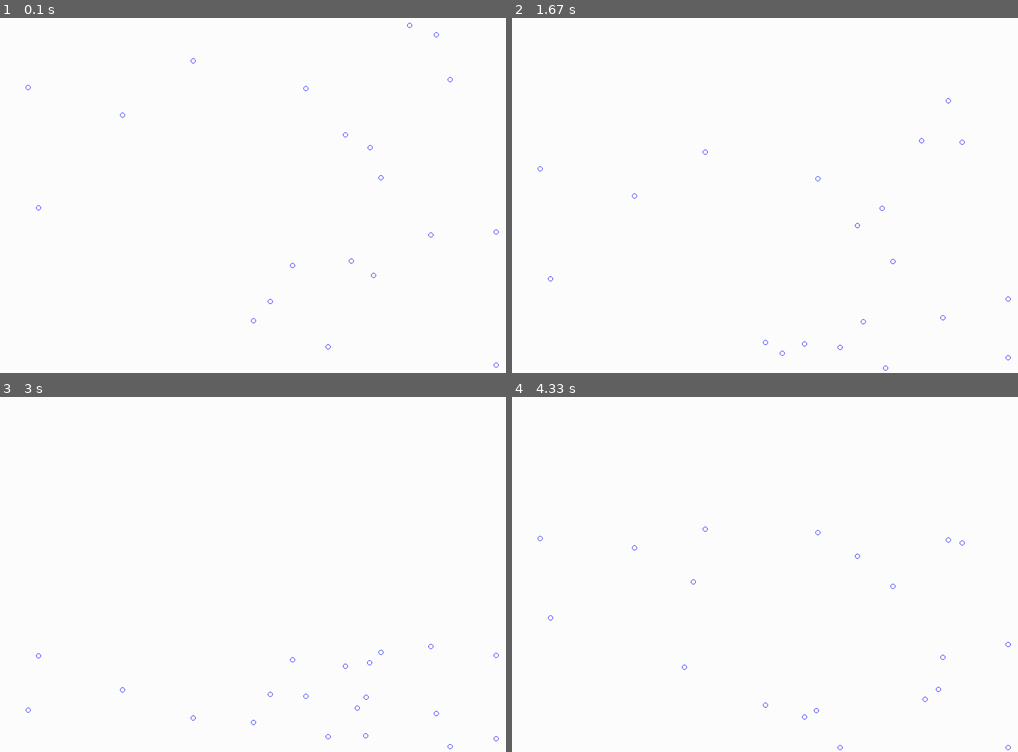
Above: before the commit, frames 1-4 (two rows, left to right).
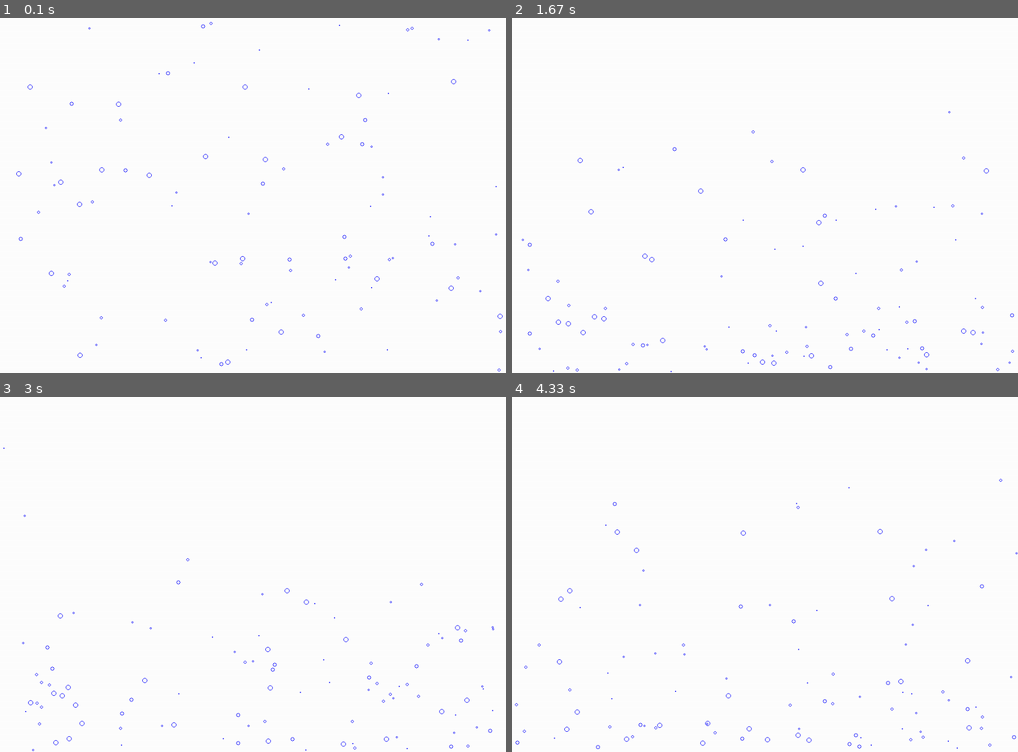
Above: after the commit, the same moments.

Repository: ssrdb/gks-scrabble
Game: pygame game, started from 8_collision/collision.py
Two runs of this game, one before a commit and one after it. Both use one fixed random seed, a clock stepped at 60 frames per second and the inputs below. The source is Python 2; it was converted automatically to run under Python 3.
Inputs:
- Up to frame 1 (0.1 s): no input
- Up to frame 2 (1.67 s): no input
- Up to frame 3 (3 s): no input
- Up to frame 4 (4.33 s): no input

The runs differ from the first frame. In frame 1, 0.5% of the frame differs, in the area x 3-100%, y 1-100%; in frame 2, 0.5%; in frame 3, 0.5%; in frame 4, 0.5%, in the area x 0-100%, y 22-100%.

Commit message:
Nýjar breytingar

Diff:
--- a/8_collision/collision.py
+++ b/8_collision/collision.py
@@ -80,20 +80,19 @@
 
 screen = pygame.display.set_mode((width, height))
 pygame.display.set_caption('Bounce')
-number_of_particles = 20
+number_of_particles = 100
 my_particles = []
 screen.fill(background_colour)
 clock = pygame.time.Clock()
 
 for n in range(number_of_particles):
-    size = random.randint(5, 5)
+    size = random.randint(1, 5)
     x = random.randint(size, width-size)
     y = random.randint(size, height-size)
 
     particle = Particle((x,y),size)
     particle.speed = random.uniform(1,2)
-    """particle.angle = random.uniform(0,math.pi*2)"""
-    particle.angle = 3*math.pi/2.0
+    particle.angle = random.uniform(0,math.pi*2)
     my_particles.append(particle)
 
 selected_particle = None
Not shown, changed: 8_collision/collision.py~
